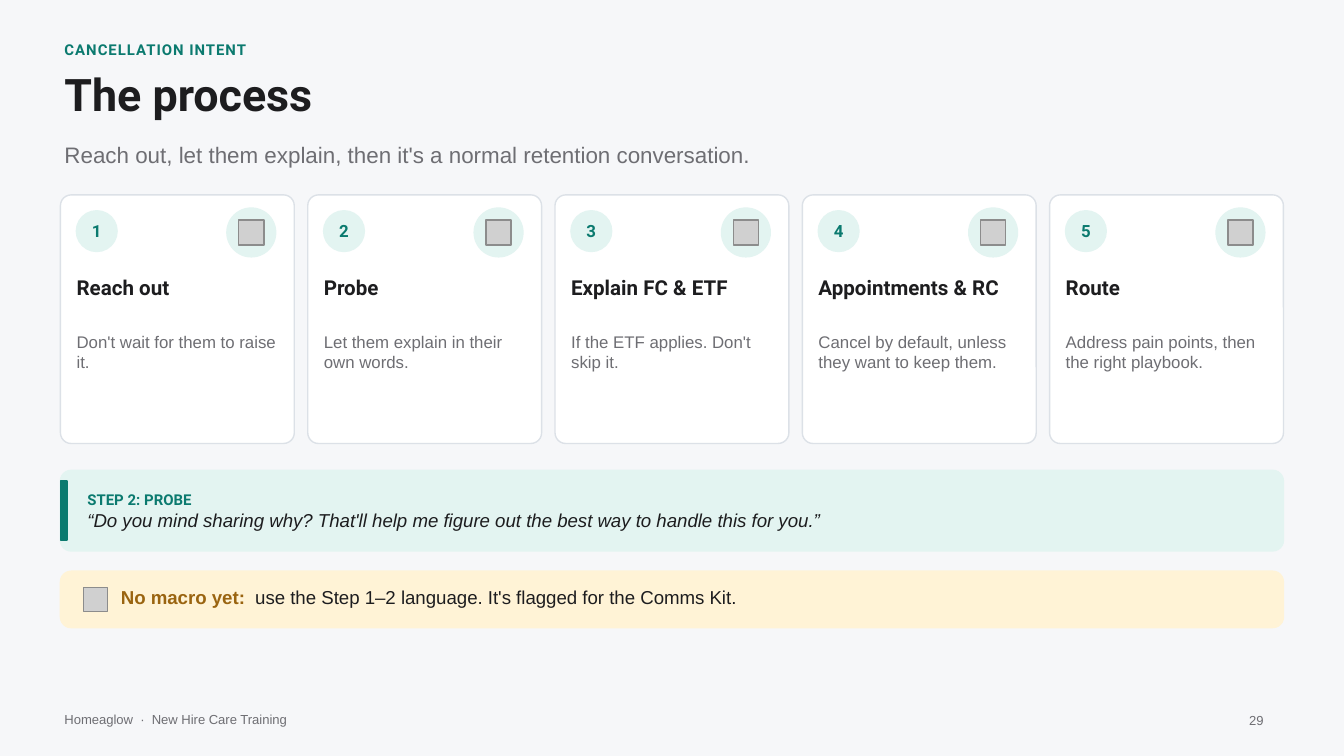
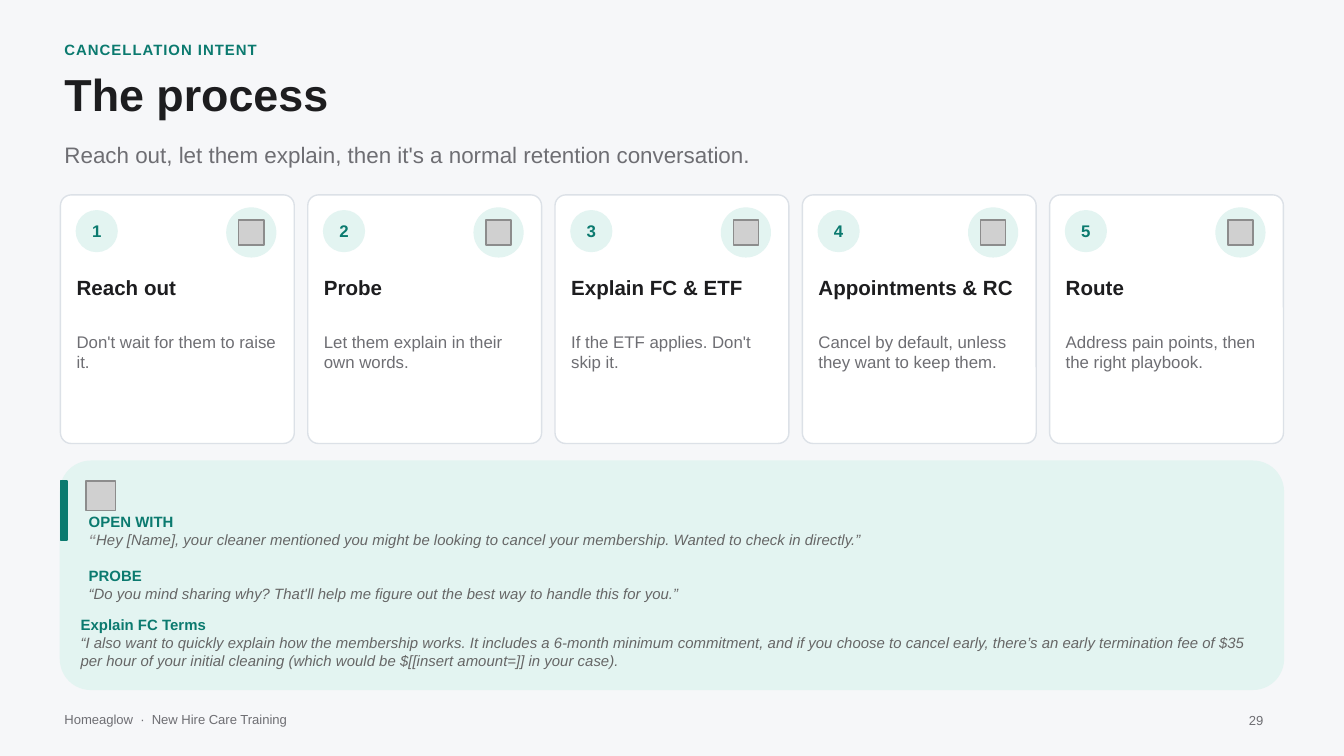
Before and after one commit to anjulimichelle/training, a slide deck: slide 29 of retention-membership-cancellation/retention-membership-cancellation.pptx. Drawn at 1344x756 pixels with LibreOffice and Linux fonts; fonts in the diff are those of the drawing; grey boxes stand for pictures. Boxes give left, top, right and bottom in pixels: in the first picture for what was removed or moved away, otherwise in the second. Text is boxed around its words. In the diff, an @@ line names an element or a change of style, - is before the commit and + after.

```diff
--- a/retention-membership-cancellation/retention-membership-cancellation.pptx
+++ b/retention-membership-cancellation/retention-membership-cancellation.pptx
@@ font Roboto to Arial in 8 elements at <box>64,44,257,55</box>, <box>64,78,328,120</box>, <box>92,225,101,237</box>, <box>77,280,176,295</box>, <box>324,280,382,296</box>, <box>571,280,743,300</box>, <box>818,280,1013,300</box>, <box>1066,281,1124,296</box> @@
@@ rounded rectangle: place and size @@
-rounded rectangle at <box>60,470,1284,551</box>
+rounded rectangle at <box>60,461,1284,689</box>
@@ picture added at <box>86,481,116,511</box> @@
@@ text "OPEN WITH": place and size @@
-text "OPEN WITH" at <box>87,494,819,531</box>
+text "OPEN WITH" at <box>89,516,860,602</box>
@@ text at <box>89,516,860,581</box>: text changed; font Roboto to Arial; text colour #0B7A6F to #666666; bold off; italic on @@
-STEP 2: PROBE
+OPEN WITH
+“Hey [Name], your cleaner mentioned you might be looking to cancel your membership. Wanted to check in directly.”
+PROBE
@@ rounded rectangle removed at <box>60,571,1284,628</box> @@
@@ picture removed at <box>83,587,108,612</box> @@
@@ text at <box>89,588,678,602</box>: size 10 to 8 pt, text colour #1D1D1F to #666666 in "“Do you mind sharing why? That'll help ..." @@
@@ text removed at <box>121,590,737,608</box> @@
-No macro yet: use the Step 1–2 language. It's flagged for the Comms Kit.
@@ text added at <box>81,619,1244,669</box>, 8 pt, text #666666, italic @@
+Explain FC Terms
+“I also want to quickly explain how the membership works. It includes a 6-month minimum commitment, and if you choose to cancel early, there’s an early termination fee of $35 per hour of your initial cleaning (which would be $[[insert amount=]] in your case).
```
Also in this commit, not shown: 78 other slides changed, 1 slide added, 1 slide removed, 3 other files.
